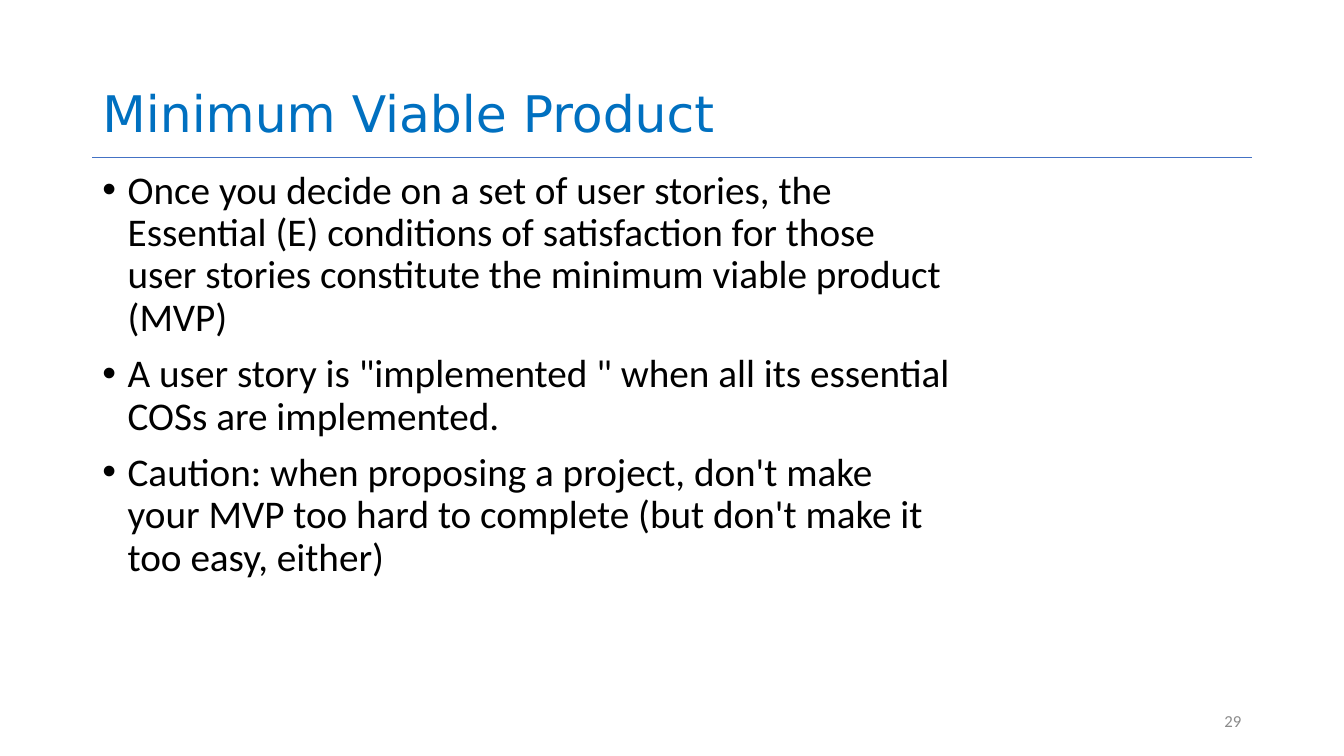
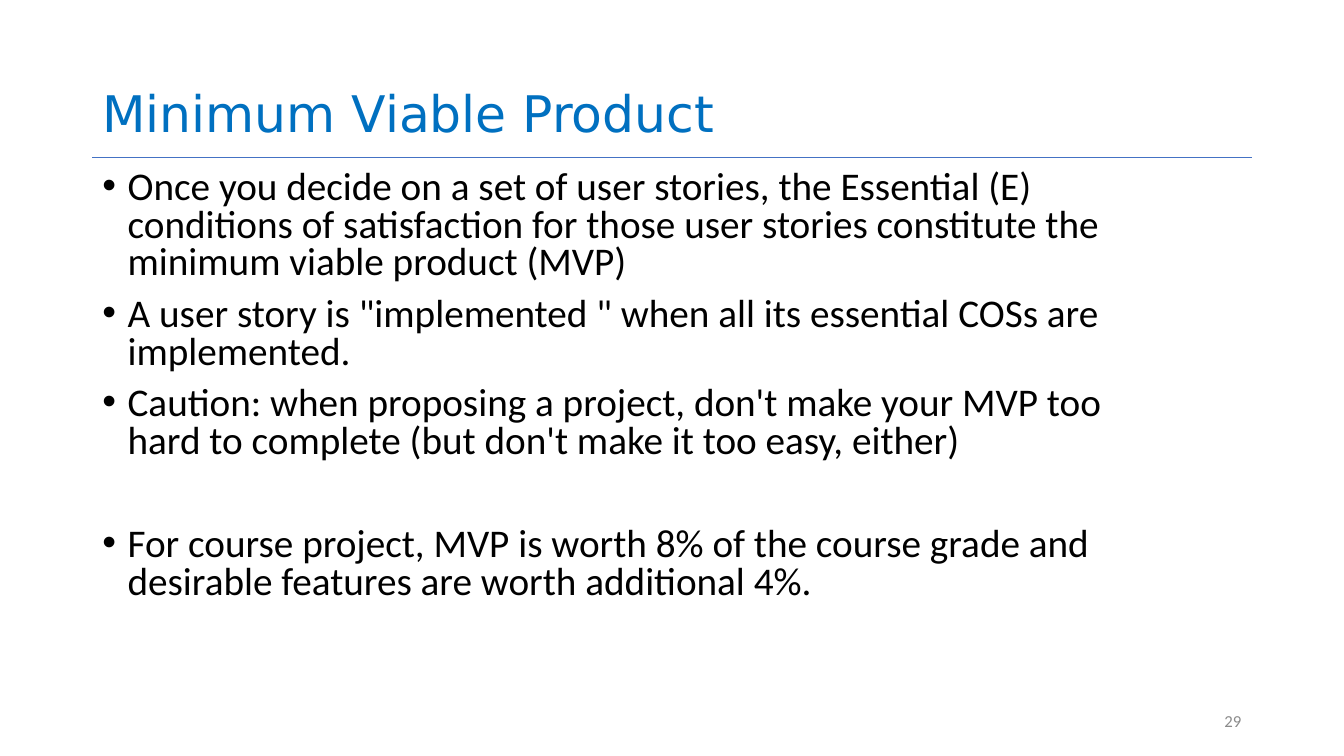
Before and after one commit to neu-se/CS4530-Fall-2026, a slide deck: slide 29 of Slides/Module 01.2 User Stories.pptx. Drawn at 1344x756 pixels with LibreOffice and Linux fonts; fonts in the diff are those of the drawing. Boxes give left, top, right and bottom in pixels: in the first picture for what was removed or moved away, otherwise in the second. Text is boxed around its words. In the diff, an @@ line names an element or a change of style, - is before the commit and + after.

```diff
--- a/Slides/Module 01.2 User Stories.pptx
+++ b/Slides/Module 01.2 User Stories.pptx
@@ text at (128,171,1101,461): line spacing 0.9 to 0.8 @@
@@ text at (128,529,1089,596): paragraph added @@
+• For course project, MVP is worth 8% of the course grade and desirable features are worth additional 4%.
```
Also in this commit, not shown: 3 other files.
